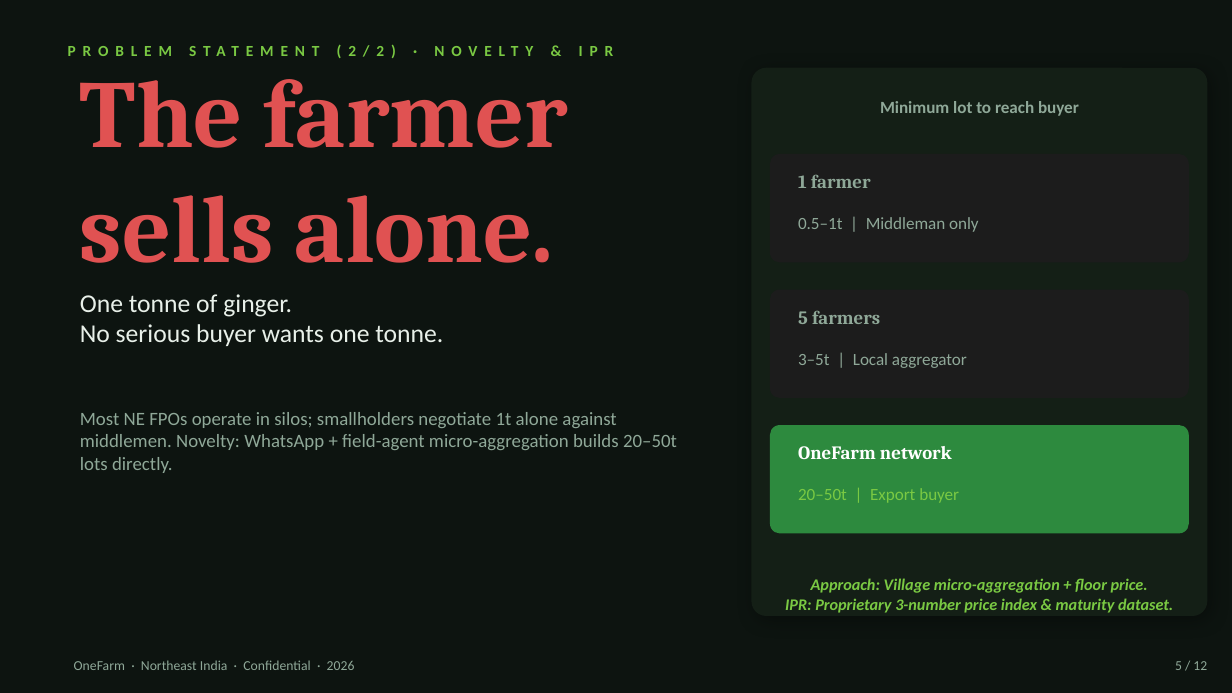
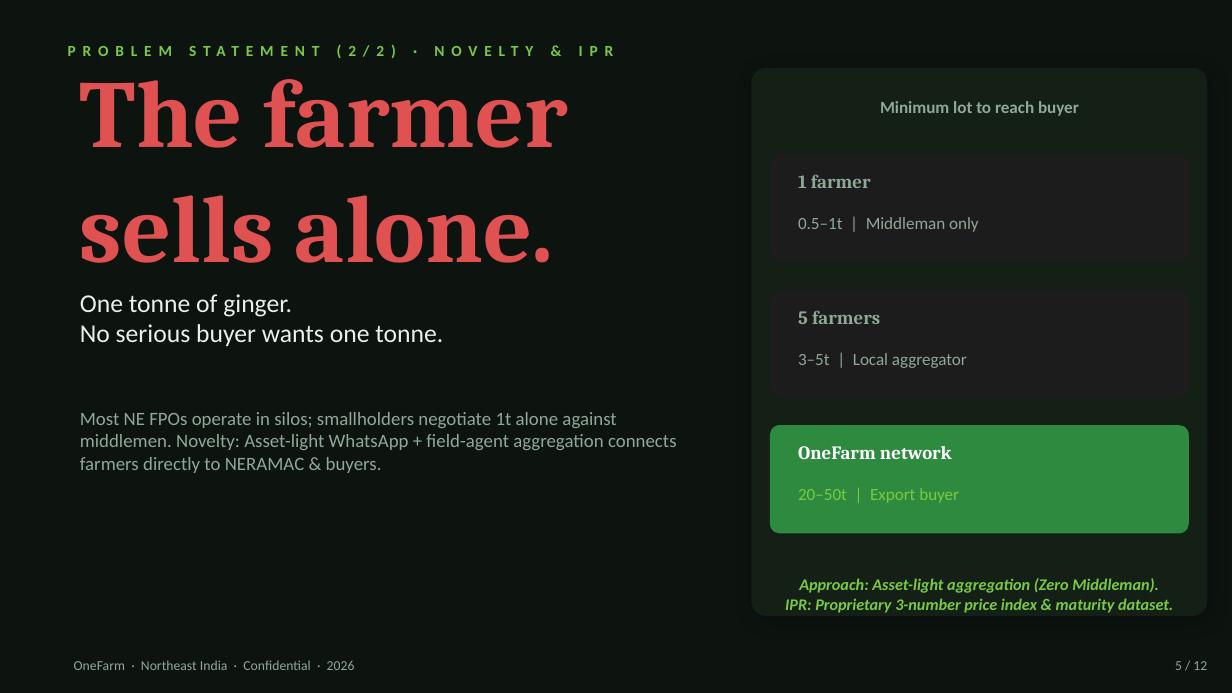
Before and after one commit to SHKSUD/OFC, a slide deck: slide 5 of OneFarm-v7-Jury-Compliant.pptx. Drawn at 1232x693 pixels with LibreOffice and Linux fonts; fonts in the diff are those of the drawing. Boxes give left, top, right and bottom in pixels: in the first picture for what was removed or moved away, otherwise in the second. Text is boxed around its words. In the diff, an @@ line names an element or a change of style, - is before the commit and + after.

Commit message:
Switch deck to Path B 100% Asset-Light Platform model with direct NERAMAC & buyer settlement

```diff
--- a/OneFarm-v7-Jury-Compliant.pptx
+++ b/OneFarm-v7-Jury-Compliant.pptx
@@ text at bbox=[80, 412, 677, 473]: text changed @@
-Most NE FPOs operate in silos; smallholders negotiate 1t alone against middlemen. Novelty: WhatsApp + field-agent micro-aggregation builds 20–50t lots directly.
+Most NE FPOs operate in silos; smallholders negotiate 1t alone against middlemen. Novelty: Asset-light WhatsApp + field-agent aggregation connects farmers directly to NERAMAC & buyers.
@@ text at bbox=[799, 578, 1159, 593]: text changed @@
-Approach: Village micro-aggregation + floor price.
+Approach: Asset-light aggregation (Zero Middleman).
```
Also in this commit, not shown: 6 other slides changed, 1 other file.
